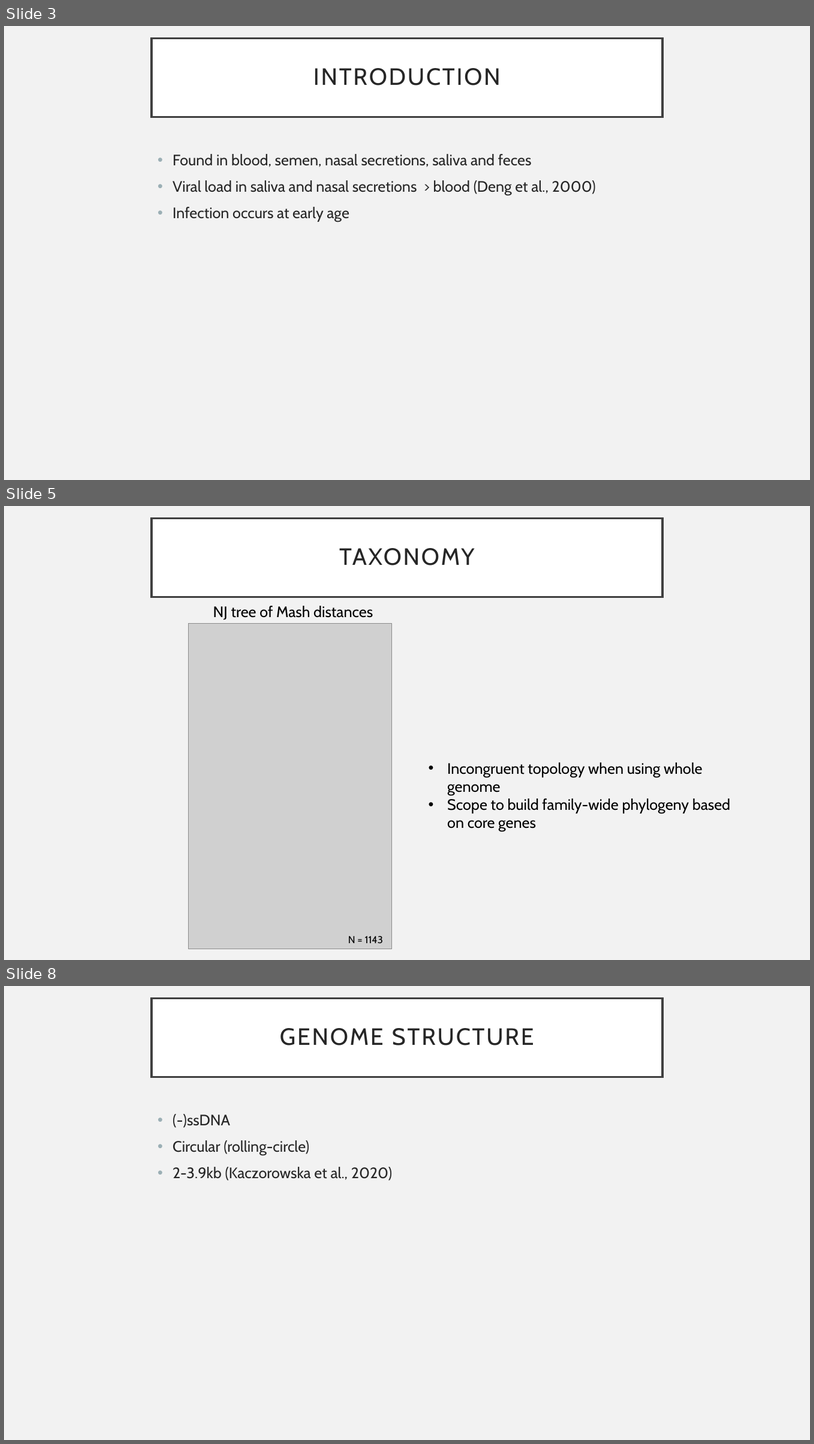
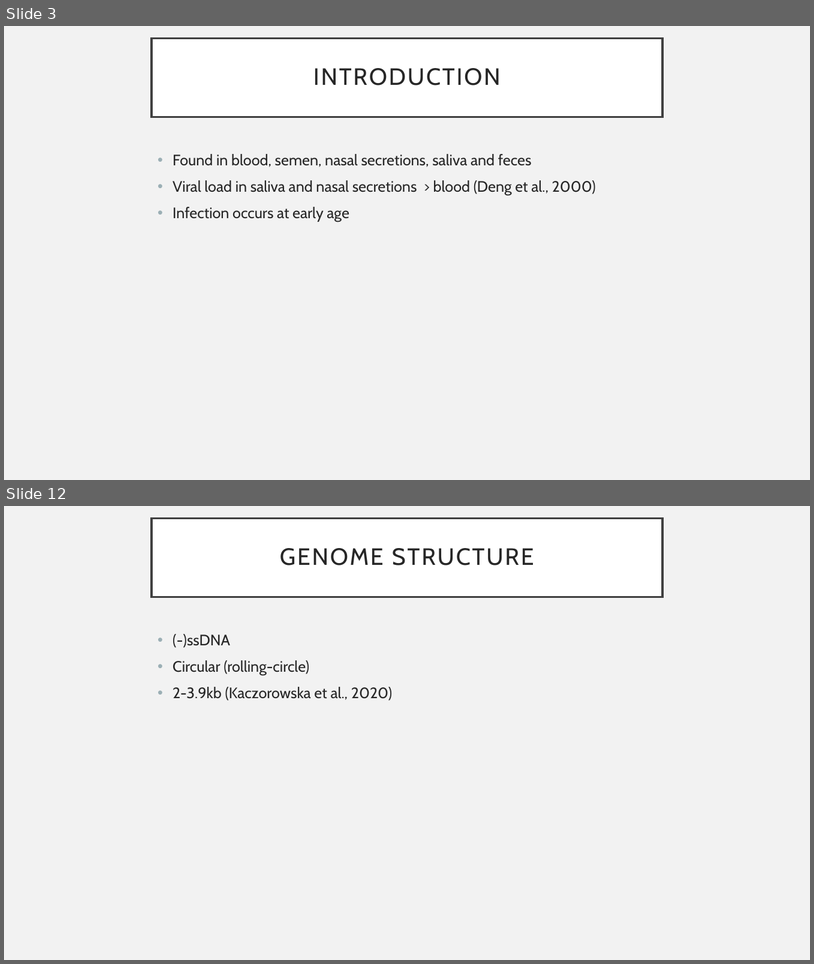
Before and after one commit to cednotsed/BIOC0021, a slide deck: presentations/Anelloviruses.pptx. Shown one above the other, each under a label of ours: slides 3, 5 and 8 before the commit, slides 3 and 12 after it; the slides between them are not shown. The pictures are 814x1444 and 814x964 pixels, drawn with LibreOffice and Linux fonts; fonts in the diff are those of the drawing; grey boxes stand for pictures. Boxes give left, top, right and bottom in pixels: in the first picture for what was removed or moved away, otherwise in the second. Text is boxed around its words. In the diff, an @@ line names an element or a change of style, - is before the commit and + after.

```diff
--- a/presentations/Anelloviruses.pptx
+++ b/presentations/Anelloviruses.pptx
@@ slide 5 removed at <box>4,506,810,960</box>, background #F2F2F2 @@
@@ title removed at <box>152,518,663,597</box> @@
-TAXONOMY
@@ text removed at <box>213,606,373,620</box> @@
-NJ tree of Mash distances
@@ picture removed at <box>189,624,392,948</box> @@
@@ text removed at <box>447,762,731,832</box> @@
-• Incongruent topology when using whole genome
-• Scope to build family-wide phylogeny based on core genes
@@ text removed at <box>348,936,383,943</box> @@
-N = 1143
@@ what was slide 8 is now slide 12 @@
```
Also in this commit, not shown: 1 slide changed, 6 slides added, 1 other slide removed, 12 other files.
